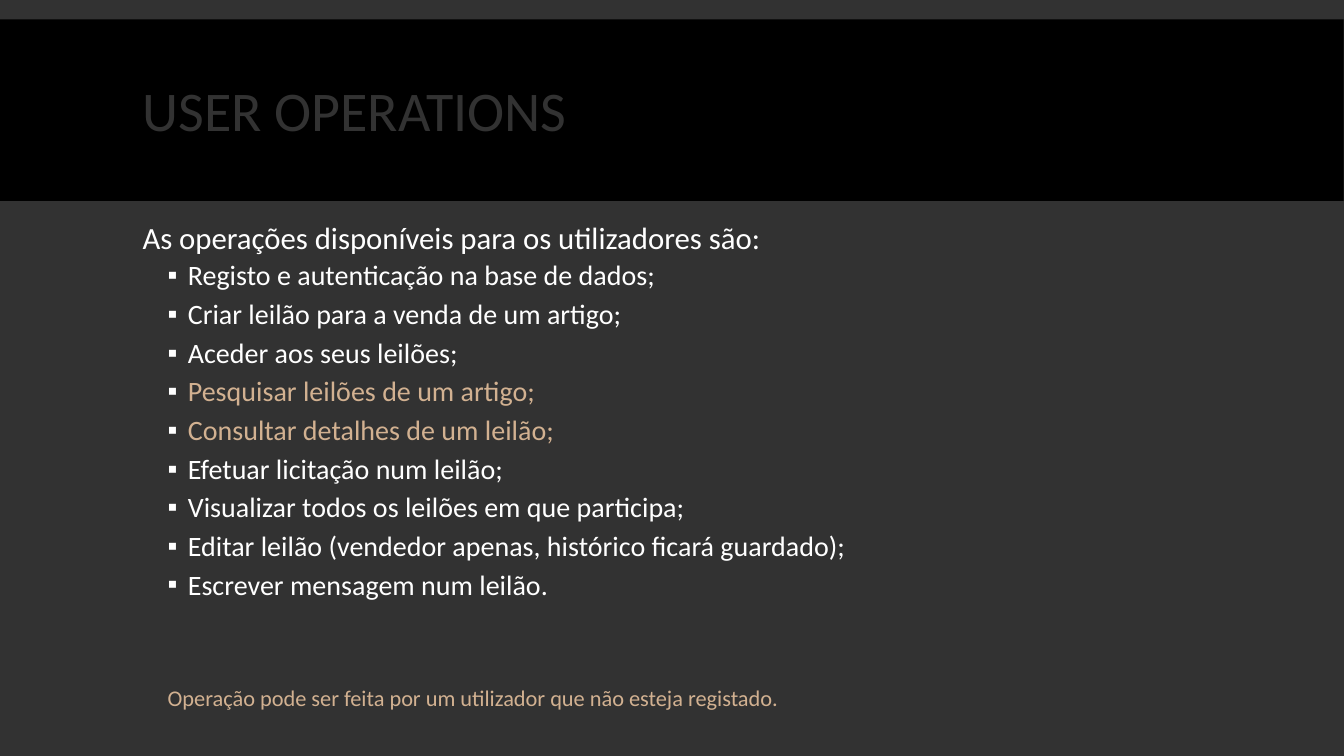
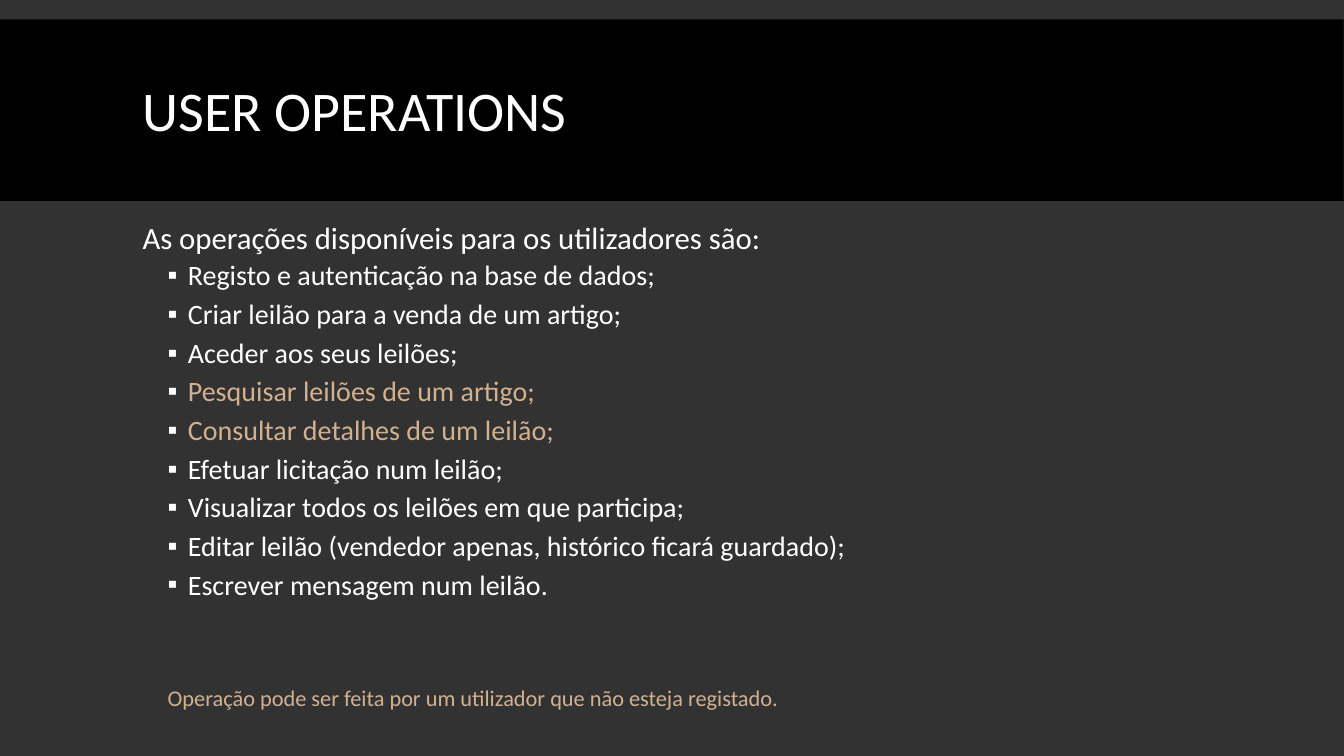
Before and after one commit to tomasbm07/Projeto-BD, a slide deck: slide 4 of Apresentação/Apresentação.pptx. Drawn at 1344x756 pixels with LibreOffice and Linux fonts; fonts in the diff are those of the drawing. Boxes give left, top, right and bottom in pixels: in the first picture for what was removed or moved away, otherwise in the second. Text is boxed around its words. In the diff, an @@ line names an element or a change of style, - is before the commit and + after.

```diff
--- a/Apresentação/Apresentação.pptx
+++ b/Apresentação/Apresentação.pptx
@@ text "USER OPERATIONS" at bbox=[143, 94, 566, 132]: text colour #323232 to #FFFFFF @@
```
Also in this commit, not shown: 9 other slides changed.
